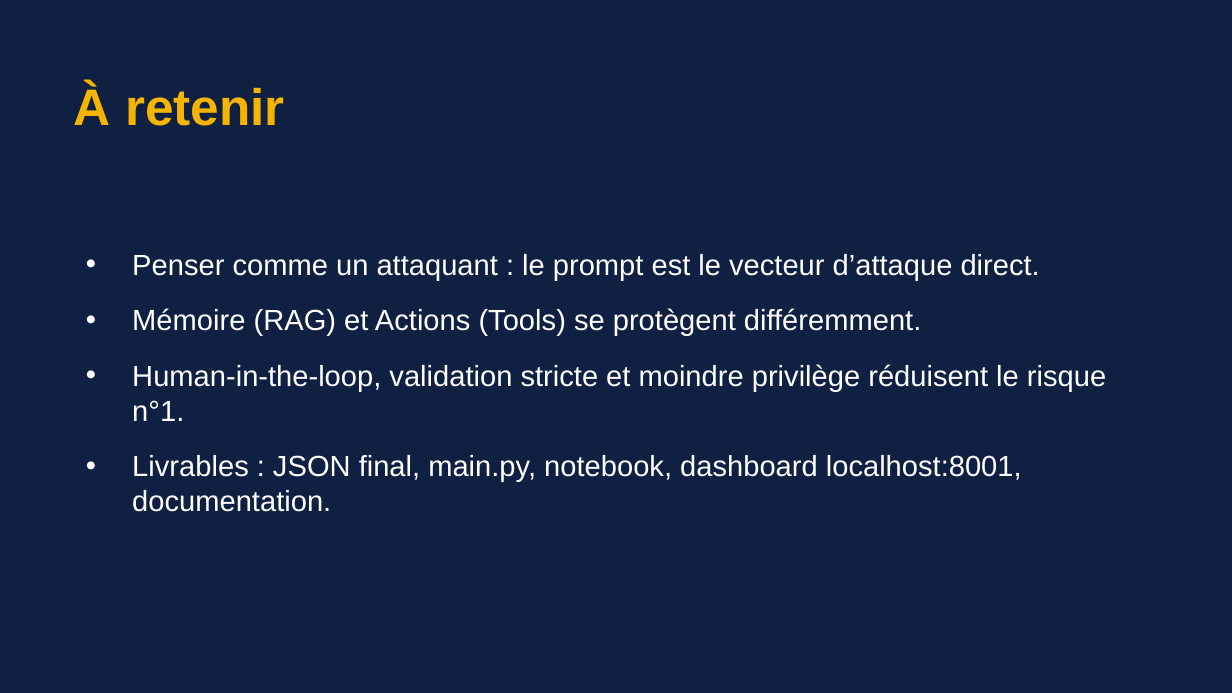
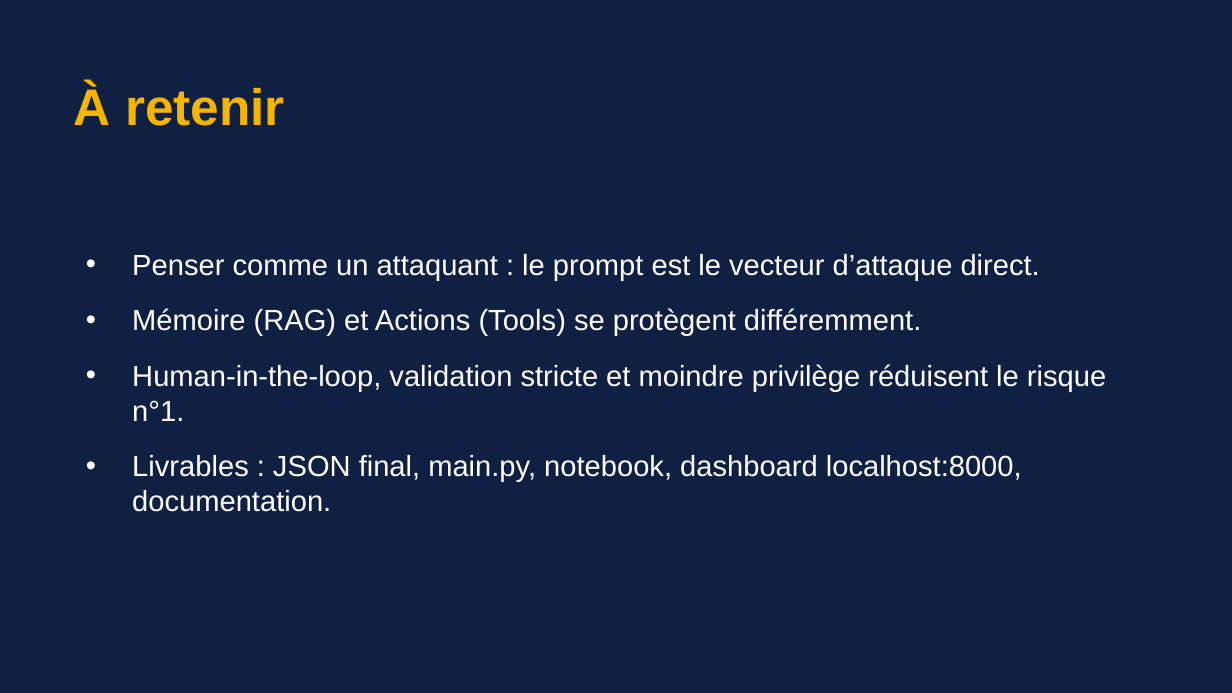
Before and after one commit to kamalelafoui/AI_projet_jour26, a slide deck: slide 8 of docs/Presentation_j26_Threat_Modeling.pptx. Drawn at 1232x693 pixels with LibreOffice and Linux fonts; fonts in the diff are those of the drawing. Boxes give left, top, right and bottom in pixels: in the first picture for what was removed or moved away, otherwise in the second. Text is boxed around its words. In the diff, an @@ line names an element or a change of style, - is before the commit and + after.

Commit message:
Dashboard: port 8000

```diff
--- a/docs/Presentation_j26_Threat_Modeling.pptx
+++ b/docs/Presentation_j26_Threat_Modeling.pptx
@@ text at <box>132,455,1022,512</box>: text changed @@
-• Livrables : JSON final, main.py, notebook, dashboard localhost:8001, documentation.
+• Livrables : JSON final, main.py, notebook, dashboard localhost:8000, documentation.
```
Also in this commit, not shown: 1 other slide changed, 6 other files.
